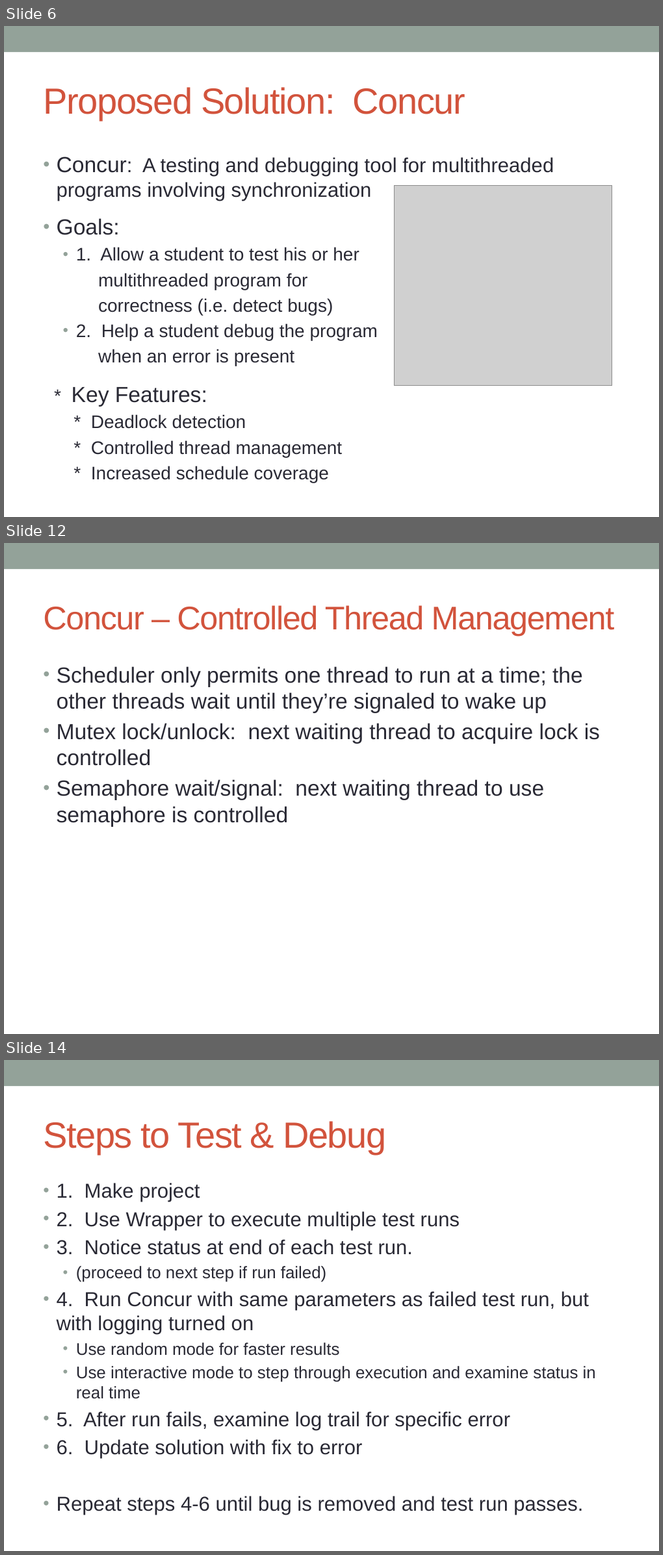
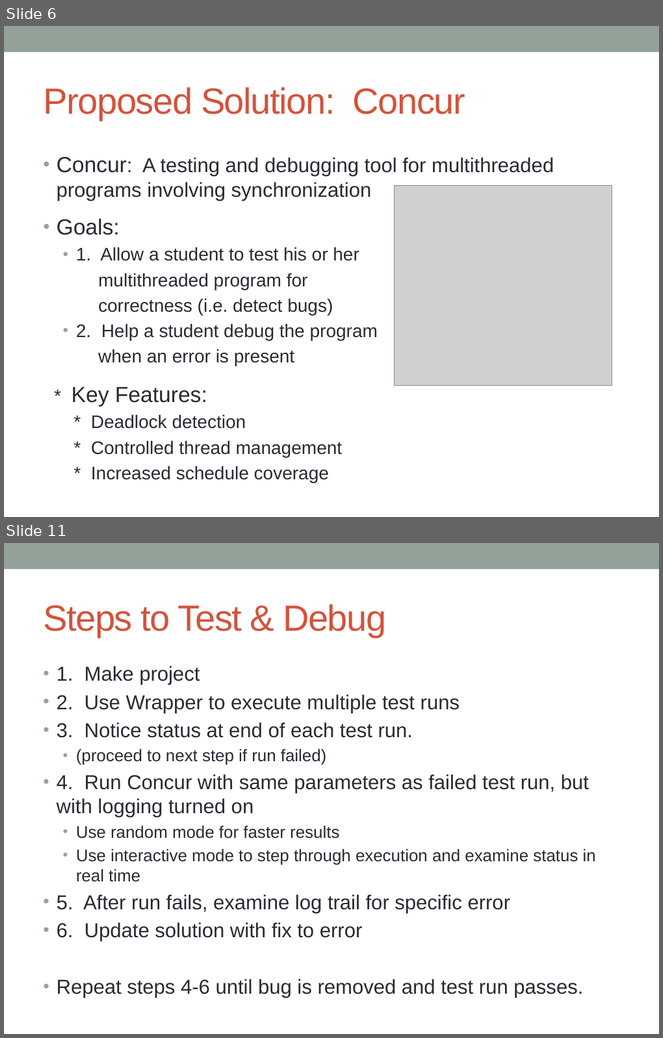
Before and after one commit to concurTestFramework/concurTestFramework, a slide deck: Documents/Concur_Presentation.pptx. Shown one above the other, each under a label of ours: slides 6, 12 and 14 before the commit, slides 6 and 11 after it; the slides between them are not shown. The pictures are 663x1555 and 663x1038 pixels, drawn with LibreOffice and Linux fonts; fonts in the diff are those of the drawing; grey boxes stand for pictures. Boxes give left, top, right and bottom in pixels: in the first picture for what was removed or moved away, otherwise in the second. Text is boxed around its words. In the diff, an @@ line names an element or a change of style, - is before the commit and + after.

```diff
--- a/Documents/Concur_Presentation.pptx
+++ b/Documents/Concur_Presentation.pptx
@@ slide 12 removed at [4, 543, 659, 1034], background #FFFFFF; not listed: 1 template element that a slide beside it also shows @@
@@ title removed at [43, 605, 615, 636] @@
-Concur – Controlled Thread Management
@@ text removed at [57, 667, 600, 827] @@
-• Scheduler only permits one thread to run at a time; the other threads wait until they’re signaled to wake up
-• Mutex lock/unlock: next waiting thread to acquire lock is controlled
-• Semaphore wait/signal: next waiting thread to use semaphore is controlled
@@ what was slide 14 is now slide 11 @@
```
Also in this commit, not shown: 7 slides changed, 2 slides added, 2 other slides removed.
